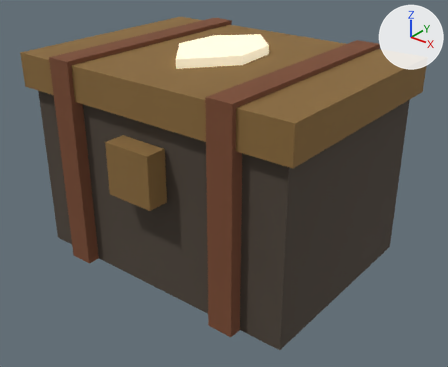
Two versions of the glTF model projects/02-barcode-game/v2-relic-ark/static/art/iso_sea/sealed_box_tobacco.glb, one commit apart.
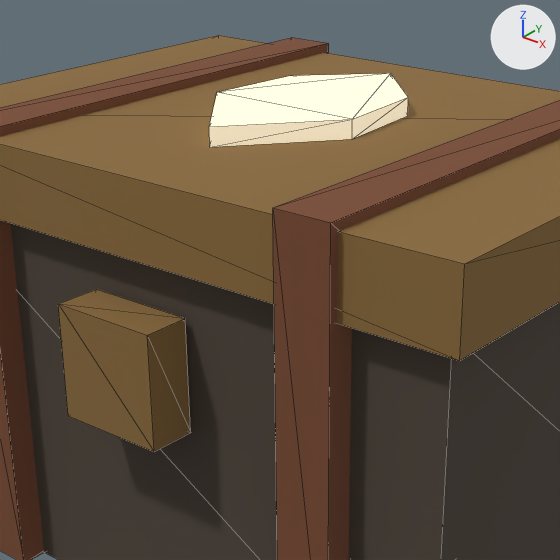
Each version is shown whole from a camera (50 mm lens) standing at (0.869, -1.077, 0.839) and looking at (0.031, -0.029, 0.189), then close up on the part from 17% to 76% of the width and 0% to 71% of the height. Arrows for +X, +Y and +Z are at upper right; the lights stay in place. The older version's two pictures come first. The close-ups show mesh edges as thin lines. Vertices at exactly the same position are counted once.

In view in the first close-up: 'sealed_box_tobacco'.
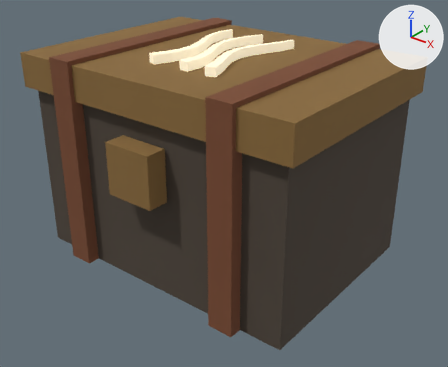
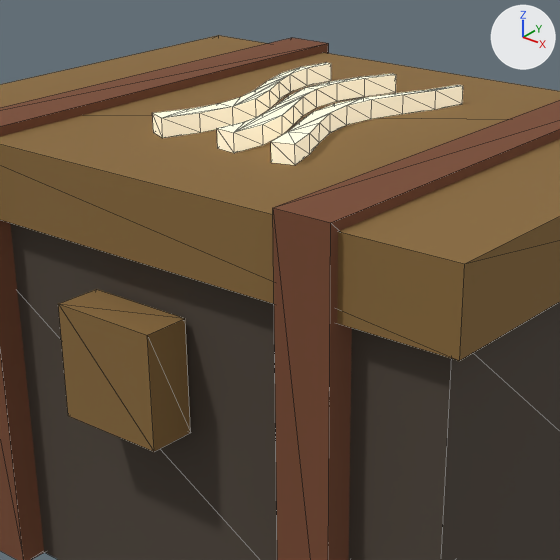
What differs and where, as boxes [x1, y1, x2, y2] in the close-ups (560 x 560 px):
part 1 of me_body, rebuilt (10% narrower, 8% taller): before [209, 73, 408, 147]; after [217, 73, 396, 153]
part 2 of me_body, added (beige): after [153, 62, 331, 138]
part 3 of me_body, added (beige): after [271, 85, 463, 165]

Edits to the bpy script that builds the scene:
```text
Change me_body:
    used by ob_sealed_box_tobacco; location = (0.0, 0.0, 0.21)
    remove me_body.from_pydata(...)  # 52 vertices, 80 faces; spans x -0.37..0.37, y -0.305..0.28, z -0.21..0.3
    add me_body.from_pydata(...)  # 148 vertices, 264 faces; spans x -0.37..0.37, y -0.305..0.28, z -0.21..0.3
    me_body part 1: the loose piece of 12 vertices spanning x -0.09..0.09, y -0.15..0.15, z 0.28..0.3 is rebuilt with 36 vertices and now spans x -0.031..0.036, y -0.151..0.152, z 0.28..0.3
    me_body part 2: a new loose piece of 36 vertices spanning x -0.1..-0.036, y -0.155..0.151, z 0.28..0.3, in mat_m_e8dcbf_6_100 (beige #e8dcbf, glowing beige #b9af98)
    me_body part 3: a new loose piece of 36 vertices spanning x 0.037..0.104, y -0.154..0.151, z 0.28..0.3, in mat_m_e8dcbf_6_100 (beige #e8dcbf, glowing beige #b9af98)
```
